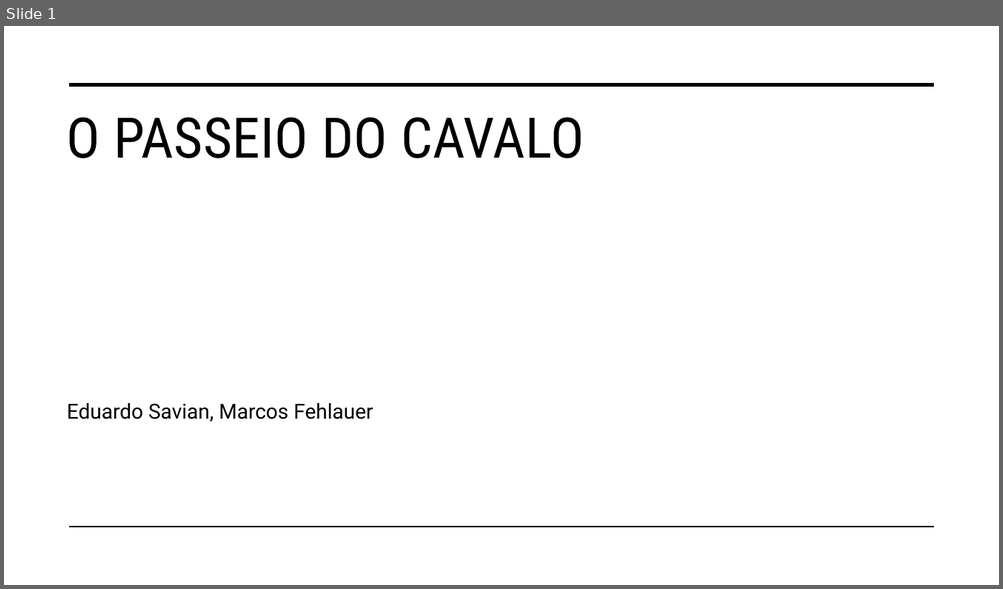
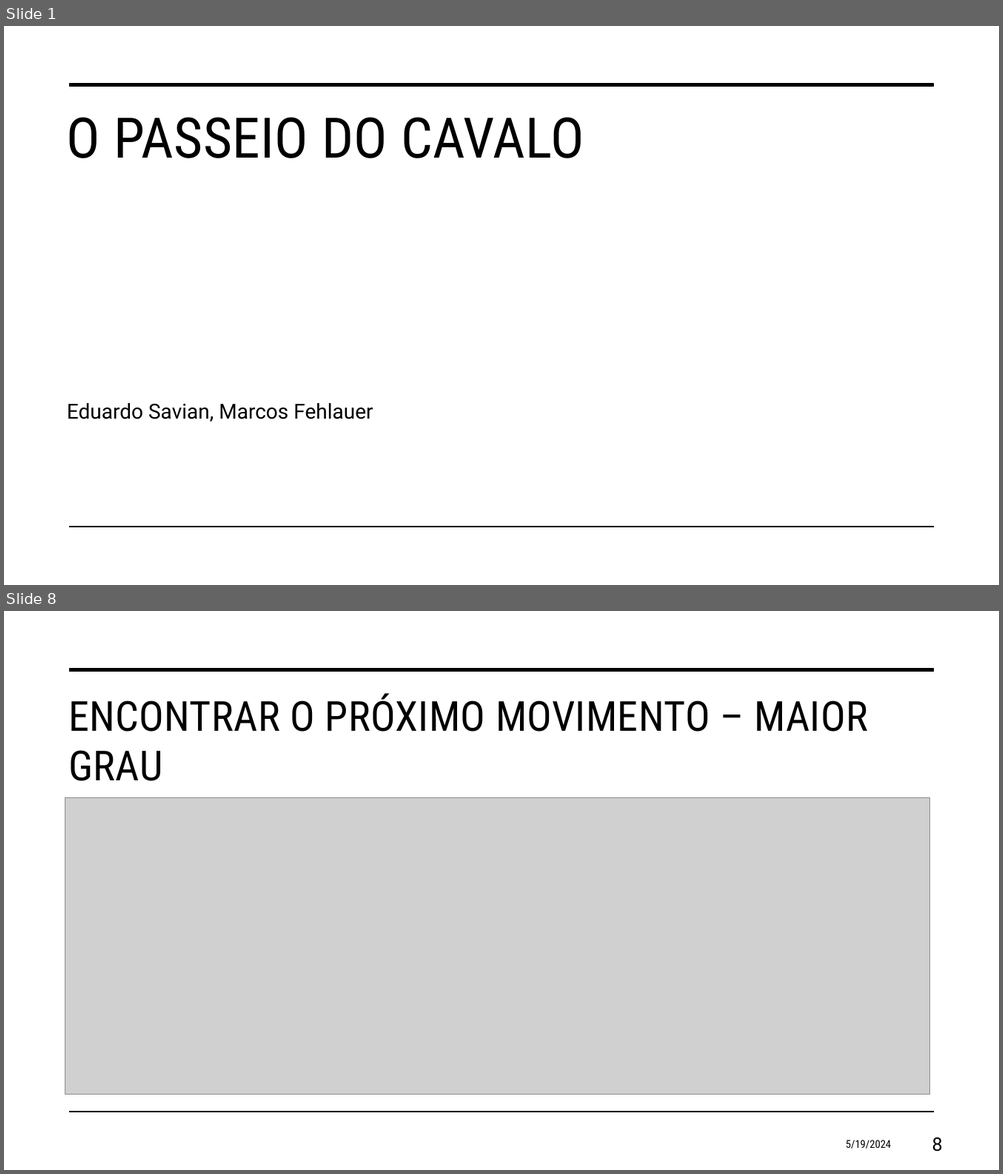
Before and after one commit to eduardosavian/chess-horse-tour, a slide deck: Presentation.pptx. Shown one above the other, each under a label of ours: slide 1 before the commit, slides 1 and 8 after it; the slides between them are not shown. The pictures are 1003x589 and 1003x1174 pixels, drawn with LibreOffice and Linux fonts; fonts in the diff are those of the drawing; grey boxes stand for pictures. Boxes give left, top, right and bottom in pixels: in the first picture for what was removed or moved away, otherwise in the second. Text is boxed around its words. In the diff, an @@ line names an element or a change of style, - is before the commit and + after.

```diff
--- a/Presentation.pptx
+++ b/Presentation.pptx
@@ slide 8 added at (4, 611, 999, 1170), background #FFFFFF; not listed: 2 template elements that a slide beside it also shows @@
@@ title added at (68, 693, 868, 781), 40 pt, text #000000 @@
+ENCONTRAR O PRÓXIMO MOVIMENTO – MAIOR GRAU
@@ picture added at (65, 798, 929, 1095) @@
@@ text added at (845, 1140, 891, 1149), 10.5 pt, text #000000 @@
+5/19/2024
@@ page number added at (932, 1138, 942, 1152), 18 pt, text #000000 @@
+8
```
Also in this commit, not shown: 8 slides changed, 14 other slides added, 5 other files.
